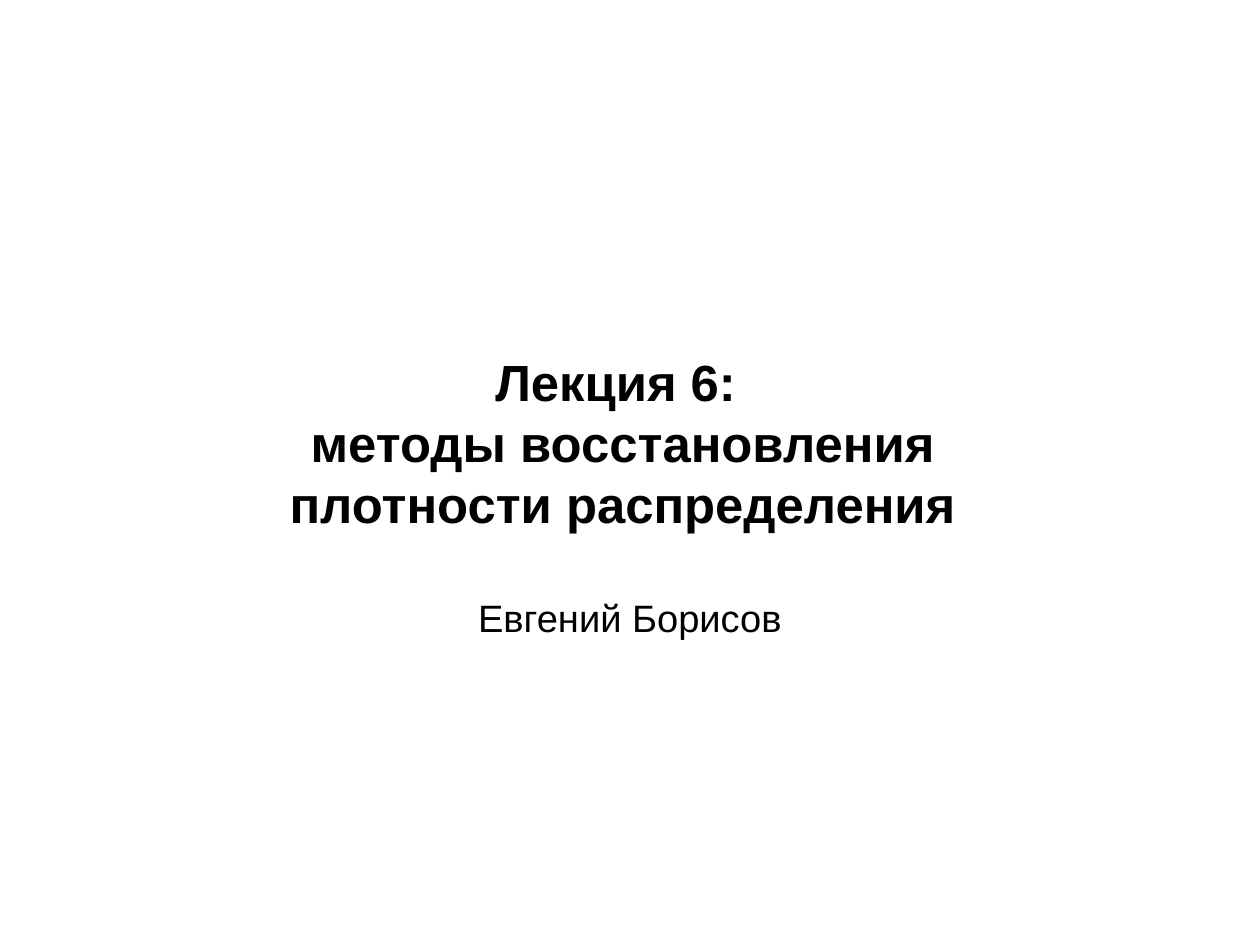
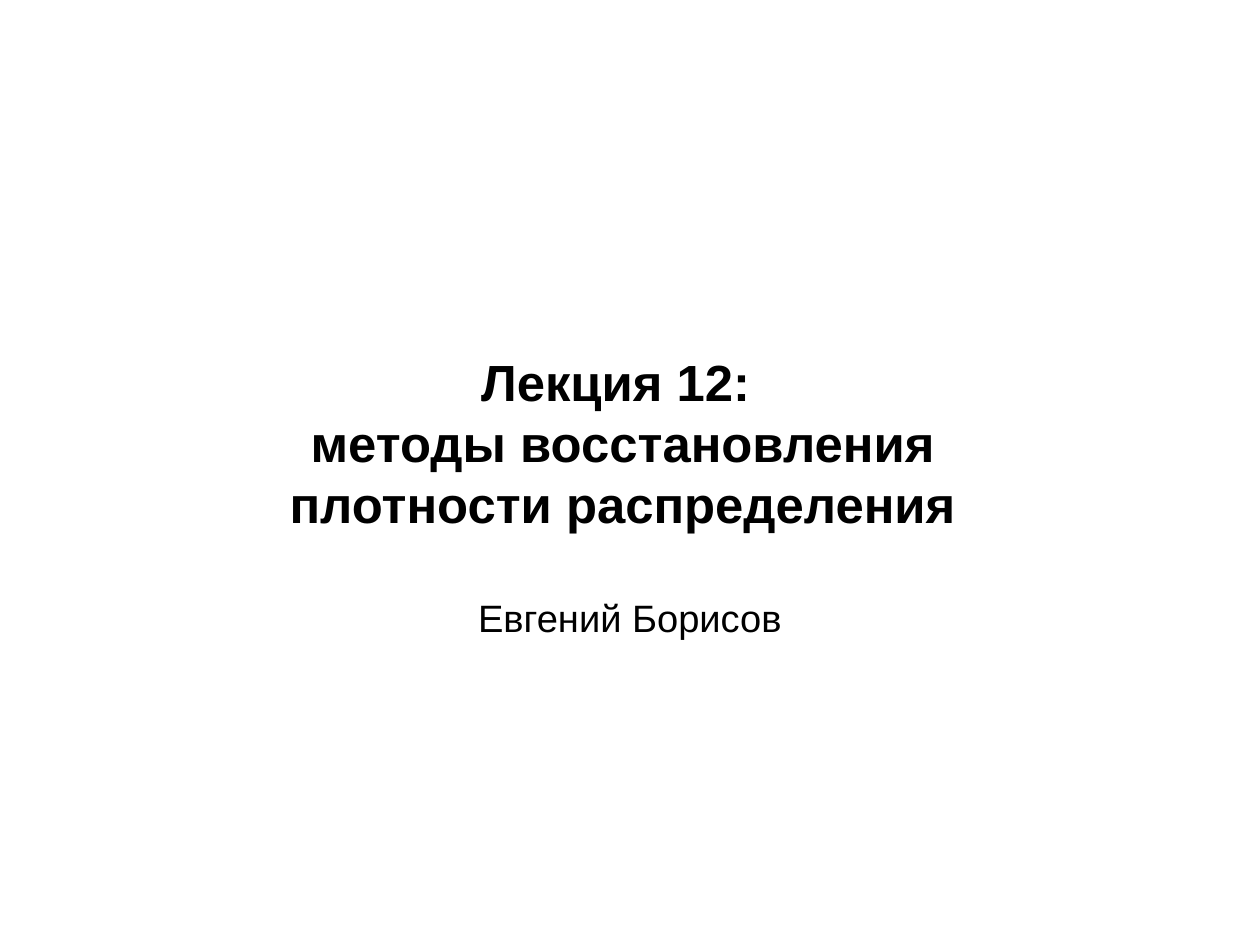
Before and after one commit to mechanoid5/ml_lectorium_legacy, a slide deck: slide 1 of 12-em.odp. Drawn at 1260x945 pixels with LibreOffice and Linux fonts; fonts in the diff are those of the drawing; background and template pictures are left out. Boxes give left, top, right and bottom in pixels: in the first picture for what was removed or moved away, otherwise in the second. Text is boxed around its words. In the diff, an @@ line names an element or a change of style, - is before the commit and + after.

```diff
--- a/12-em.odp
+++ b/12-em.odp
@@ subtitle at <box>481,365,750,411</box>: text changed @@
-Лекция 6:
+Лекция 12:
```
